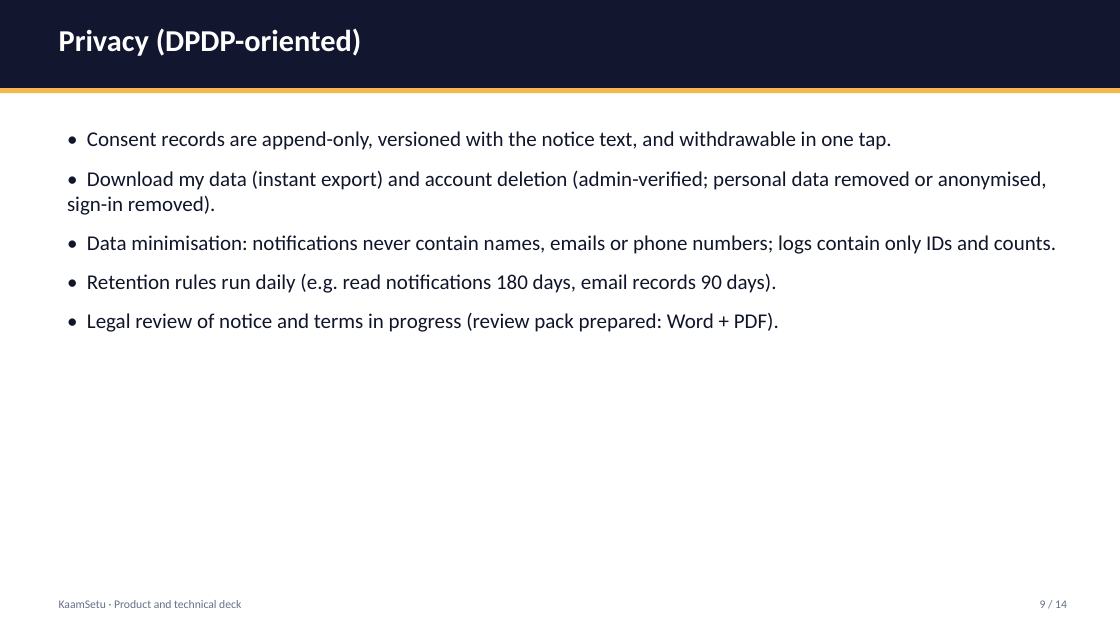
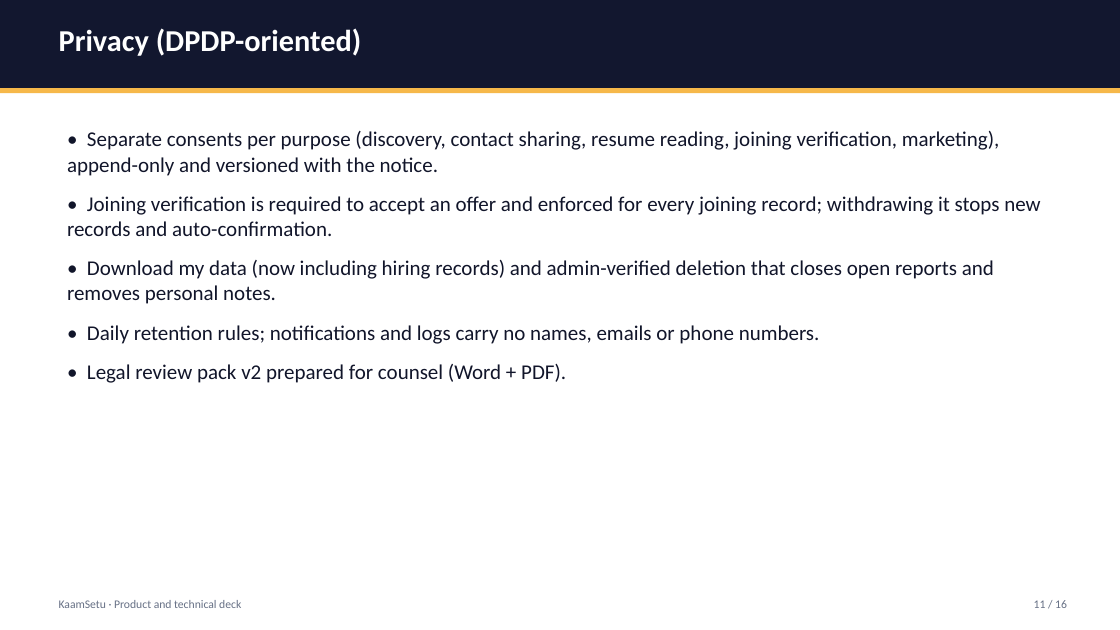
Before and after one commit to Rish866/KaamSetu, a slide deck: slide 11 of docs/decks/KaamSetu-Technical-Deck.pptx (slide 9 before the commit). Drawn at 1120x630 pixels with LibreOffice and Linux fonts; fonts in the diff are those of the drawing. Boxes give left, top, right and bottom in pixels: in the first picture for what was removed or moved away, otherwise in the second. Text is boxed around its words. In the diff, an @@ line names an element or a change of style, - is before the commit and + after.

Commit message:
docs: investor and technical decks v2 (India-wide, accountability engine, outcome-based fees, DPDP); refreshed screenshots

```diff
--- a/docs/decks/KaamSetu-Technical-Deck.pptx
+++ b/docs/decks/KaamSetu-Technical-Deck.pptx
@@ text at box(67, 131, 1040, 383): text changed @@
-• Consent records are append-only, versioned with the notice text, and withdrawable in one tap.
-• Download my data (instant export) and account deletion (admin-verified; personal data removed or anonymised, sign-in removed).
-• Data minimisation: notifications never contain names, emails or phone numbers; logs contain only IDs and counts.
-• Retention rules run daily (e.g. read notifications 180 days, email records 90 days).
-• Legal review of notice and terms in progress (review pack prepared: Word + PDF).
+• Separate consents per purpose (discovery, contact sharing, resume reading, joining verification, marketing), append-only and versioned with the notice.
+• Joining verification is required to accept an offer and enforced for every joining record; withdrawing it stops new records and auto-confirmation.
+• Download my data (now including hiring records) and admin-verified deletion that closes open reports and removes personal notes.
+• Daily retention rules; notifications and logs carry no names, emails or phone numbers.
+• Legal review pack v2 prepared for counsel (Word + PDF).
@@ text at box(1034, 600, 1067, 608): text changed @@
-9 / 14
+11 / 16
```
Also in this commit, not shown: 10 other slides changed, 4 slides added, 2 slides removed, 15 other files.
